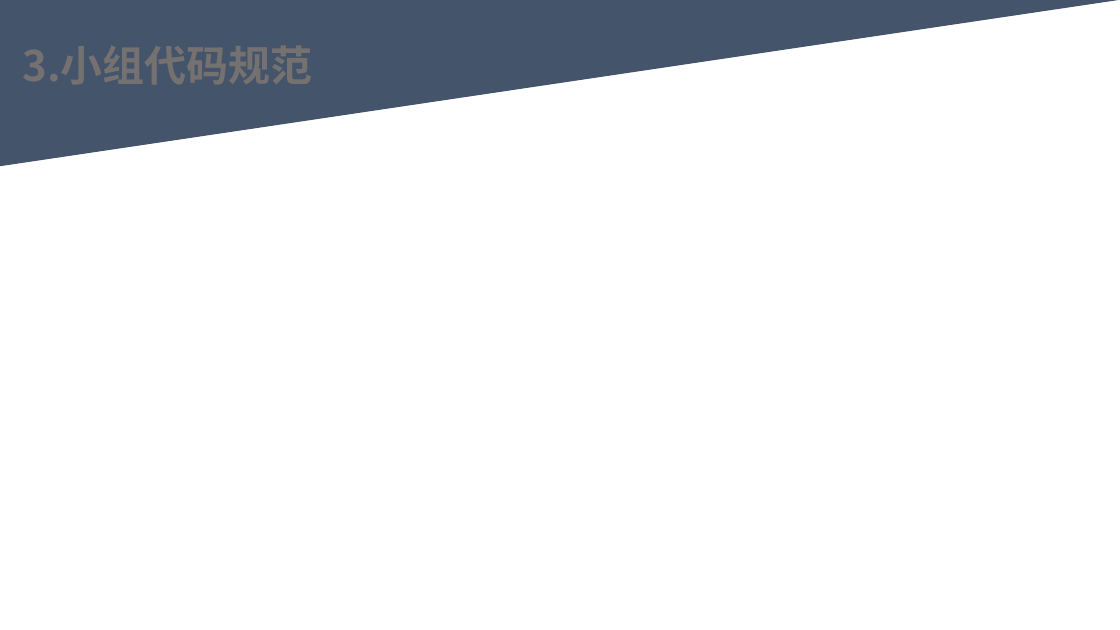
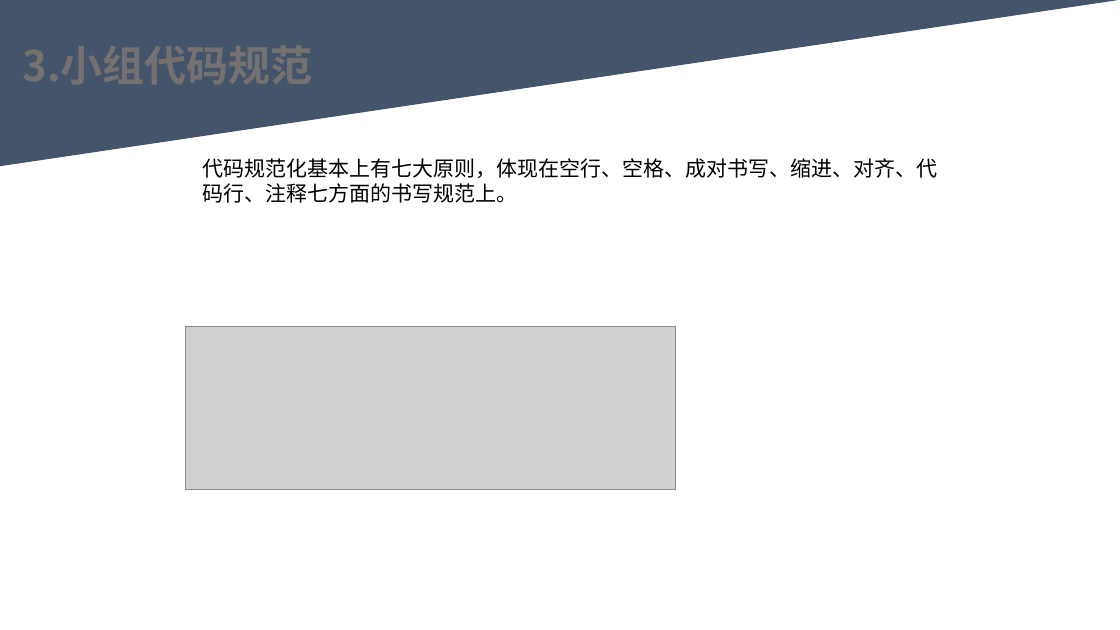
Before and after one commit to youhuyellowman/SE-2022-G06, a slide deck: slide 6 of 代码测试/代码实现PPTv0.0.1.pptx. Drawn at 1120x630 pixels with LibreOffice and Linux fonts; fonts in the diff are those of the drawing; grey boxes stand for pictures. Boxes give left, top, right and bottom in pixels: in the first picture for what was removed or moved away, otherwise in the second. Text is boxed around its words. In the diff, an @@ line names an element or a change of style, - is before the commit and + after.

```diff
--- a/代码测试/代码实现PPTv0.0.1.pptx
+++ b/代码测试/代码实现PPTv0.0.1.pptx
@@ text added at <box>203,158,938,203</box>, 18 pt, text #000000 @@
+代码规范化基本上有七大原则，体现在空行、空格、成对书写、缩进、对齐、代码行、注释七方面的书写规范上。
@@ picture added at <box>186,327,676,490</box> @@
```
Also in this commit, not shown: 7 other slides changed, 6 other files.
